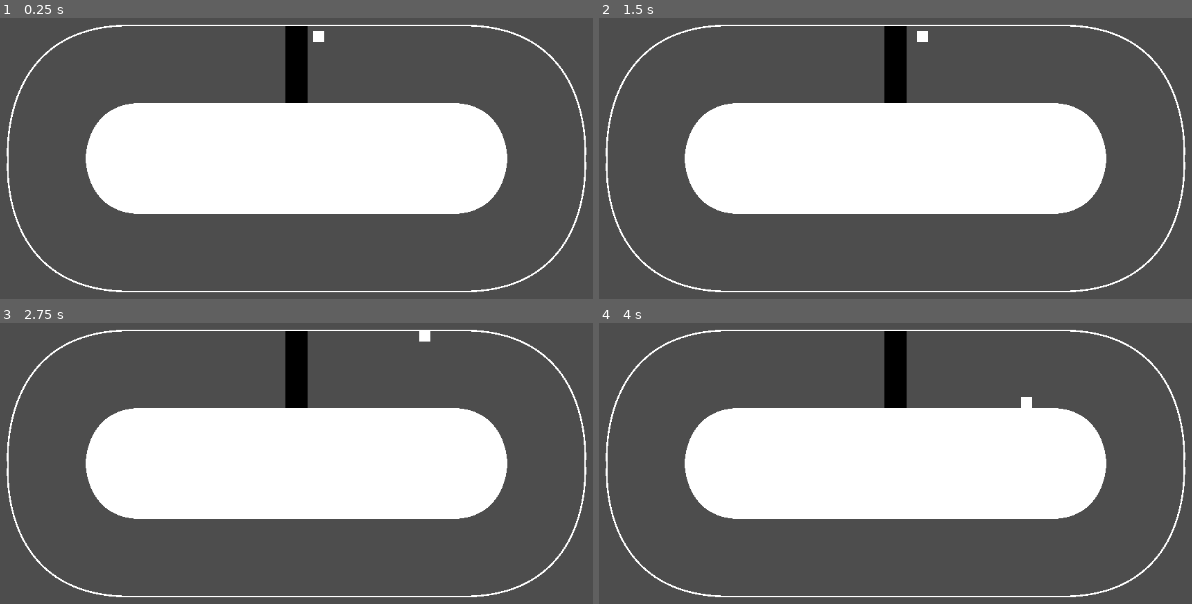
Above: before the commit, frames 1-4 (two rows, left to right).
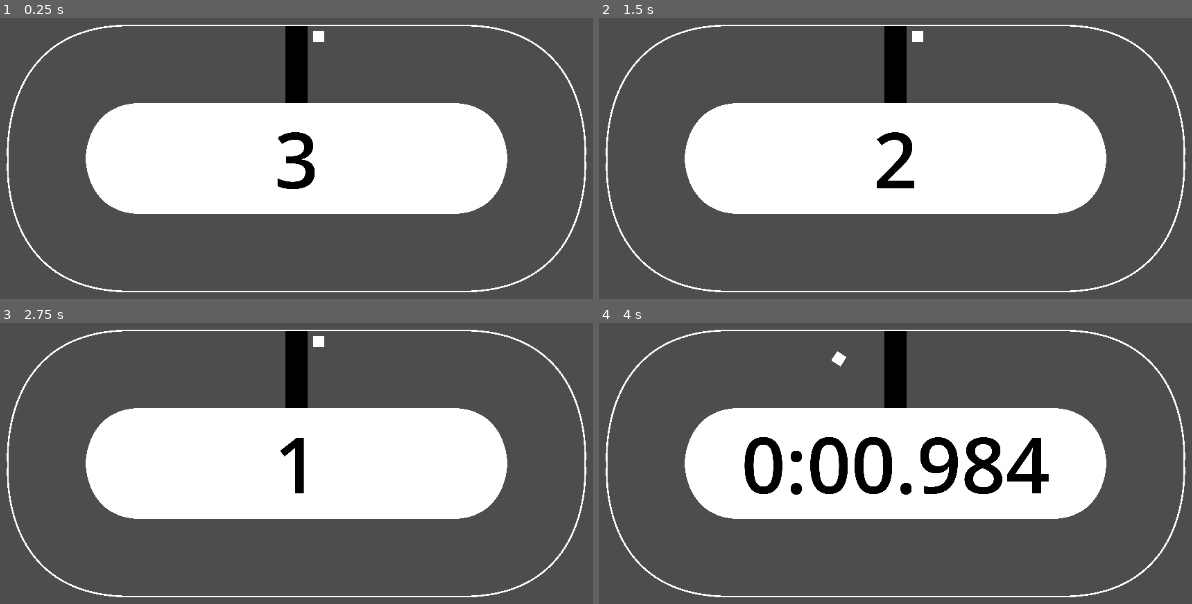
Above: after the commit, the same moments.

Repository: ChrisCee2/20gc4indy500
Game: Godot game, scene res://stages/stage_1.tscn
The game is run twice, just before and just after one commit, with the same random seed, the same clock (stepped at 60 frames per second) and the same inputs.
Inputs:
- Up to frame 1 (0.25 s): no input
- Up to frame 2 (1.5 s): tap Enter at 0.5 s; hold D (right) 0.53-1.28 s; hold S (down) from 1.28 s (still down)
- Up to frame 3 (2.75 s): release S (down) at 2.03 s; hold D (right) from 2.03 s (still down)
- Up to frame 4 (4 s): tap Space at 2.75 s; release D (right) at 2.78 s; hold W (up) 2.78-3.53 s; hold A (left) from 3.53 s (still down)

The runs differ from the first frame. In frame 1, 0.6% of the frame differs, in the area x 46-54%, y 40-61%; in frame 2, 0.7%; in frame 3, 0.5%; in frame 4, 4.5%, in the area x 24-76%, y 9-62%.

Commit message:
GC4-4: Add start and track time labels

Diff:
--- a/stages/stage_1.tscn
+++ b/stages/stage_1.tscn
@@ -1,7 +1,8 @@
-[gd_scene load_steps=3 format=3 uid="uid://exnt8cbqpt5a"]
+[gd_scene load_steps=4 format=3 uid="uid://exnt8cbqpt5a"]
 
 [ext_resource type="PackedScene" uid="uid://dg08mn46hx5f0" path="res://tracks/track_1.tscn" id="1_p6prp"]
 [ext_resource type="PackedScene" uid="uid://c7w7th8hmqmmy" path="res://player.tscn" id="2_40wcd"]
+[ext_resource type="PackedScene" uid="uid://cfe2qi0ae512k" path="res://time_mode.tscn" id="3_40wcd"]
 
 [node name="Stage1" type="Node2D"]
 
@@ -14,3 +15,34 @@
 [node name="Players" type="Node" parent="."]
 
 [node name="Player" parent="Players" instance=ExtResource("2_40wcd")]
+
+[node name="Control2" type="Control" parent="."]
+texture_filter = 1
+layout_mode = 3
+anchors_preset = 0
+
+[node name="StartTime" type="Label" parent="Control2"]
+z_index = 100
+layout_mode = 1
+anchors_preset = 8
+anchor_left = 0.5
+anchor_top = 0.5
+anchor_right = 0.5
+anchor_bottom = 0.5
+offset_left = -146.0
+offset_top = -349.0
+offset_right = 146.0
+offset_bottom = 349.0
+grow_horizontal = 2
+grow_vertical = 2
+theme_override_colors/font_color = Color(0, 0, 0, 1)
+theme_override_colors/font_outline_color = Color(0, 0, 0, 1)
+theme_override_font_sizes/font_size = 448
+text = "0"
+horizontal_alignment = 1
+vertical_alignment = 1
+
+[node name="TimeMode" parent="." node_paths=PackedStringArray("players", "start_timer_label", "track_time_label") instance=ExtResource("3_40wcd")]
+players = NodePath("../Players")
+start_timer_label = NodePath("../Control2/StartTime")
+track_time_label = NodePath("../Control2/StartTime")
--- a/time_mode.gd
+++ b/time_mode.gd
@@ -4,12 +4,20 @@
 @onready var start_timer: Timer = $Timer
 
 
+@export_group("Required Nodes")
+@export var players: Node
+@export var start_timer_label: Label
+@export var track_time_label: Label
+@export_group("Settings")
 @export var laps: int = 2
-@export var players: Node
 
 
 var start_time: int = 0
 var time_to_start: float = 3
+var is_started: bool = false
+var is_starting: bool = false
+var is_finished: bool = false
+var finish_time: int = 0
 
 
 func _ready() -> void:
@@ -21,27 +29,53 @@
 			object.disabled = true
 			object.lapped.connect(check_win_condition.bind(object))
 
+	start_timer_label.hide()
+
+	init()
+
+
+func _process(delta: float) -> void:
+	if is_starting:
+		start_timer_label.text = str(ceili(start_timer.time_left))
+	if is_started:
+		if is_finished:
+			track_time_label.text = get_formatted_time(finish_time)
+		else:
+			track_time_label.text = get_formatted_time(get_current_time())
+
 
 func start() -> void:
-	# Set up timer ui with
-	# Also hide the start timer ui
+	is_starting = false
+	start_timer_label.hide()
+	track_time_label.show()
 	start_time = Time.get_ticks_msec()
+	is_started = true
+	is_finished = false
 	for object in players.get_children():
 		if object is Player:
 			object.disabled = false
 
 
 func init() -> void:
+	is_starting = true
+	start_timer_label.show()
 	start_timer.start(time_to_start)
-	# Have UI connected to this timer?
 
 
 func get_current_time() -> int:
-	# use this for Timer ui
 	return Time.get_ticks_msec() - start_time
 
 
 func check_win_condition(player: Player) -> void:
 	if player.laps_completed >= laps:
-		var finish_time: int = get_current_time()
-		# Stop timer UI and show press space bar to go back to main menu
+		finish_time = get_current_time()
+		is_finished = true
+		# Show press space bar to go back to main menu
+
+
+func get_formatted_time(ms: int) -> String:
+	var minutes: int = (ms / 60000)
+	var seconds: int = ((ms % 60000) / 1000)
+	var milliseconds: int = int(ms % 1000)
+
+	return "%d:%02d.%03d" % [minutes, seconds, milliseconds]
